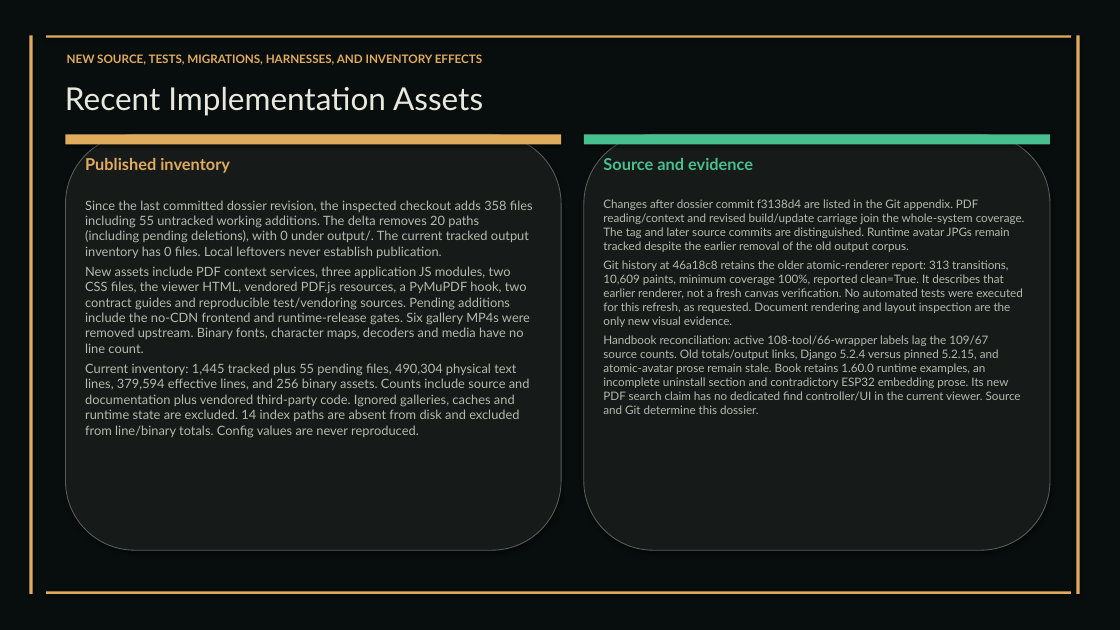
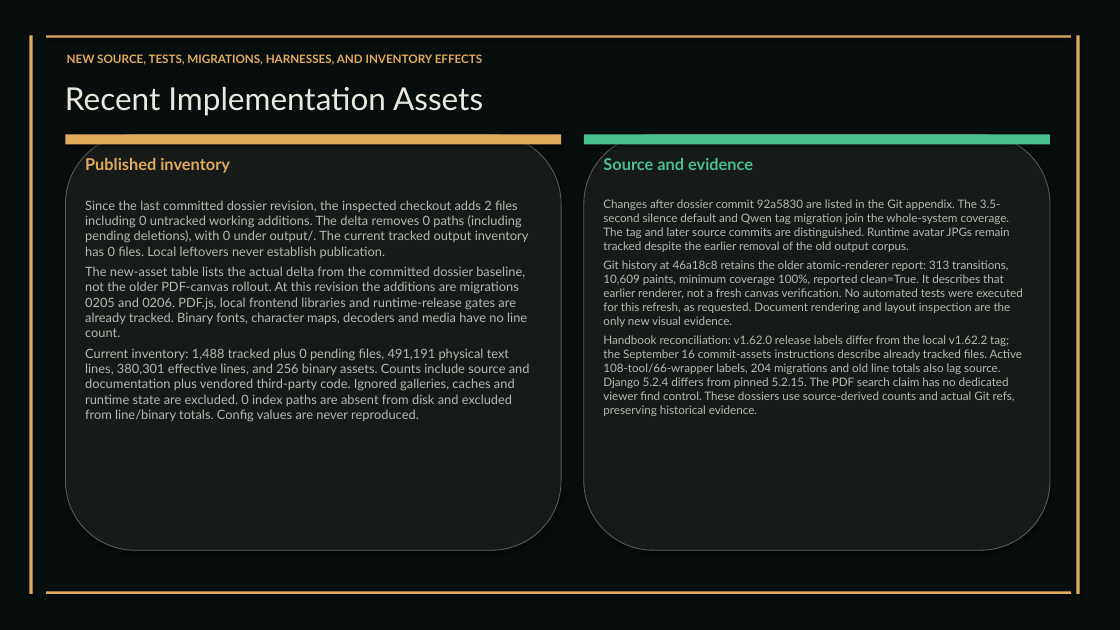
Before and after one commit to XAIHT/Tlamatini, a slide deck: slide 36 of Tlamatini_eXtended_Artificial_Intelligence_Humanly_Tempered.pptx. Drawn at 1120x630 pixels with LibreOffice and Linux fonts; fonts in the diff are those of the drawing. Boxes give left, top, right and bottom in pixels: in the first picture for what was removed or moved away, otherwise in the second. Text is boxed around its words. In the diff, an @@ line names an element or a change of style, - is before the commit and + after.

```diff
--- a/Tlamatini_eXtended_Artificial_Intelligence_Humanly_Tempered.pptx
+++ b/Tlamatini_eXtended_Artificial_Intelligence_Humanly_Tempered.pptx
@@ text at (85, 200, 530, 422): text changed @@
-Since the last committed dossier revision, the inspected checkout adds 358 files including 55 untracked working additions. The delta removes 20 paths (including pending deletions), with 0 under output/. The current tracked output inventory has 0 files. Local leftovers never establish publication.
-New assets include PDF context services, three application JS modules, two CSS files, the viewer HTML, vendored PDF.js resources, a PyMuPDF hook, two contract guides and reproducible test/vendoring sources. Pending additions include the no-CDN frontend and runtime-release gates. Six gallery MP4s were removed upstream. Binary fonts, character maps, decoders and media have no line count.
-Current inventory: 1,445 tracked plus 55 pending files, 490,304 physical text lines, 379,594 effective lines, and 256 binary assets. Counts include source and documentation plus vendored third-party code. Ignored galleries, caches and runtime state are excluded. 14 index paths are absent from disk and excluded from line/binary totals. Config values are never reproduced.
+Since the last committed dossier revision, the inspected checkout adds 2 files including 0 untracked working additions. The delta removes 0 paths (including pending deletions), with 0 under output/. The current tracked output inventory has 0 files. Local leftovers never establish publication.
+The new-asset table lists the actual delta from the committed dossier baseline, not the older PDF-canvas rollout. At this revision the additions are migrations 0205 and 0206. PDF.js, local frontend libraries and runtime-release gates are already tracked. Binary fonts, character maps, decoders and media have no line count.
+Current inventory: 1,488 tracked plus 0 pending files, 491,191 physical text lines, 380,301 effective lines, and 256 binary assets. Counts include source and documentation plus vendored third-party code. Ignored galleries, caches and runtime state are excluded. 0 index paths are absent from disk and excluded from line/binary totals. Config values are never reproduced.
@@ text at (603, 199, 1010, 252): text changed @@
-Changes after dossier commit f3138d4 are listed in the Git appendix. PDF reading/context and revised build/update carriage join the whole-system coverage. The tag and later source commits are distinguished. Runtime avatar JPGs remain tracked despite the earlier removal of the old output corpus.
+Changes after dossier commit 92a5830 are listed in the Git appendix. The 3.5-second silence default and Qwen tag migration join the whole-system coverage. The tag and later source commits are distinguished. Runtime avatar JPGs remain tracked despite the earlier removal of the old output corpus.
@@ text at (603, 335, 1022, 416): text changed @@
-Handbook reconciliation: active 108-tool/66-wrapper labels lag the 109/67 source counts. Old totals/output links, Django 5.2.4 versus pinned 5.2.15, and atomic-avatar prose remain stale. Book retains 1.60.0 runtime examples, an incomplete uninstall section and contradictory ESP32 embedding prose. Its new PDF search claim has no dedicated find controller/UI in the current viewer. Source and Git determine this dossier.
+Handbook reconciliation: v1.62.0 release labels differ from the local v1.62.2 tag; the September 16 commit-assets instructions describe already tracked files. Active 108-tool/66-wrapper labels, 204 migrations and old line totals also lag source. Django 5.2.4 differs from pinned 5.2.15. The PDF search claim has no dedicated viewer find control. These dossiers use source-derived counts and actual Git refs, preserving historical evidence.
```
Also in this commit, not shown: 78 other slides changed, 2 slides added, 42 slides removed, 32 other files.
